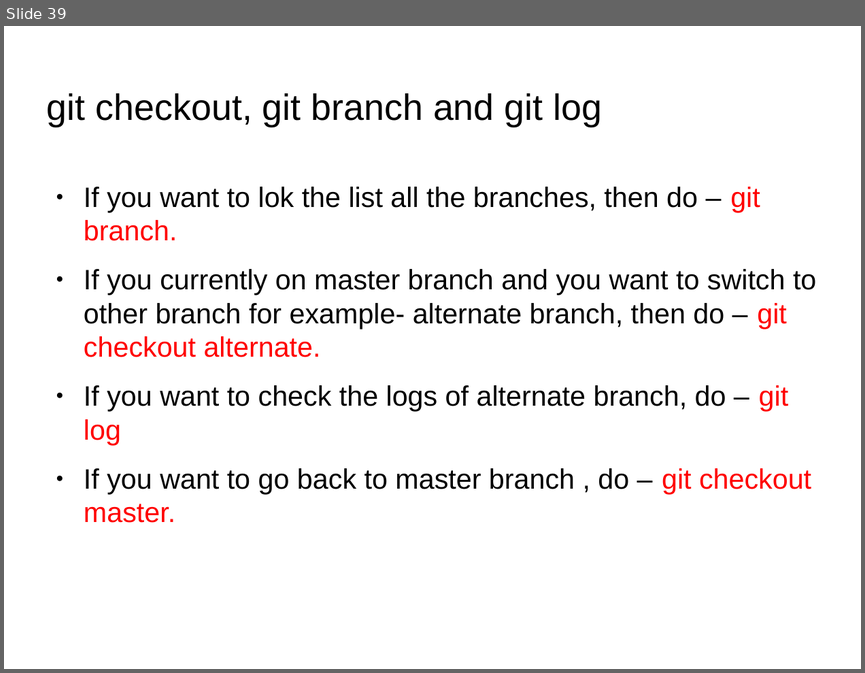
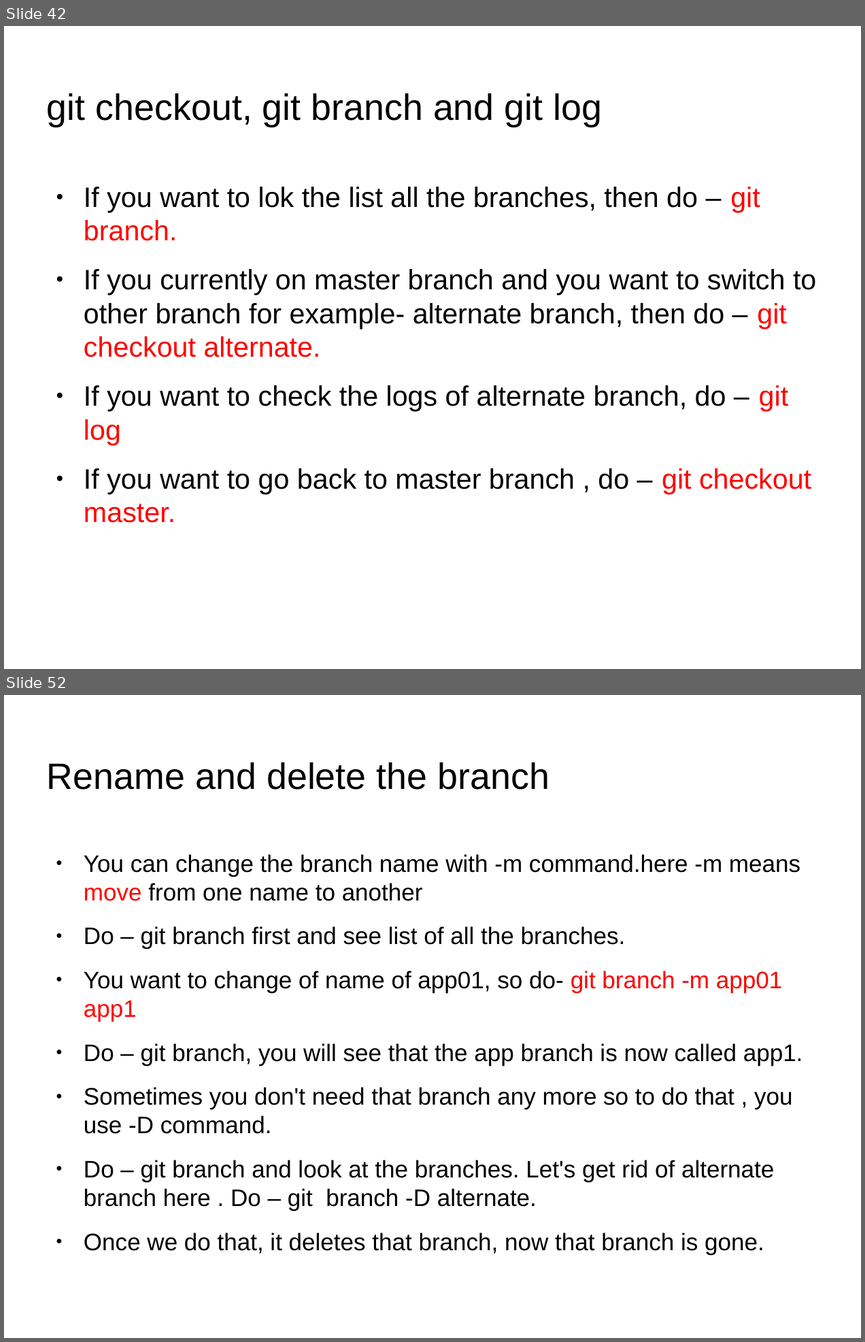
Before and after one commit to anumsh/Learning-Git-and-Github, a slide deck: git_and_GitHub.odp. Shown one above the other, each under a label of ours: slide 39 before the commit, slides 42 and 52 after it; the slides between them are not shown. The pictures are 865x673 and 865x1342 pixels, drawn with LibreOffice and Linux fonts; fonts in the diff are those of the drawing; background and template pictures are left out. Boxes give left, top, right and bottom in pixels: in the first picture for what was removed or moved away, otherwise in the second. Text is boxed around its words. In the diff, an @@ line names an element or a change of style, - is before the commit and + after.

Commit message:
feat: Merging, renaming and deleting the branch

```diff
--- a/git_and_GitHub.odp
+++ b/git_and_GitHub.odp
@@ slide 52 added at (x1=4, y1=695, x2=861, y2=1338), background picture (left out) @@
@@ title added at (x1=47, y1=762, x2=549, y2=790), 33.9 pt, text #000000 @@
+Rename and delete the branch
@@ text added at (x1=84, y1=854, x2=803, y2=1254), 22.1 pt, text #000000 @@
+● You can change the branch name with -m command.here -m means move from one name to another
+● Do – git branch first and see list of all the branches.
+● You want to change of name of app01, so do- git branch -m app01 app1
+● Do – git branch, you will see that the app branch is now called app1.
+● Sometimes you don't need that branch any more so to do that , you use -D command.
+● Do – git branch and look at the branches. Let's get rid of alternate branch here . Do – git branch -D alternate.
+● Once we do that, it deletes that branch, now that branch is gone.
@@ what was slide 39 is now slide 42 @@
```
Also in this commit, not shown: 1 slide changed, 14 other slides added, 8 other files.
